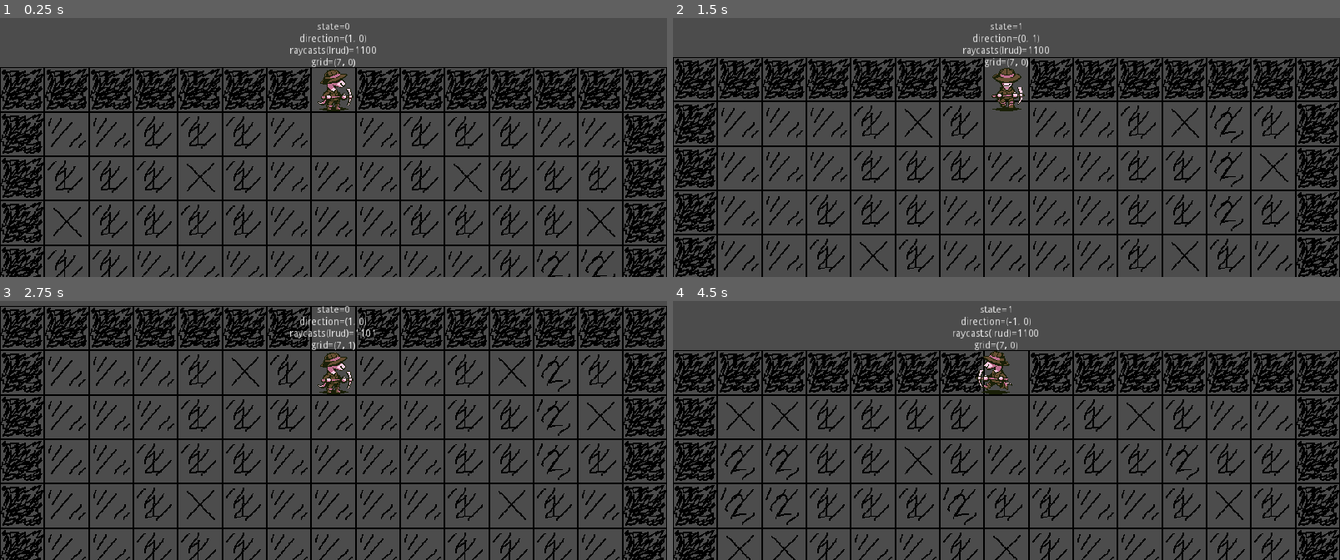
Above: before the commit, frames 1-4 (two rows, left to right).
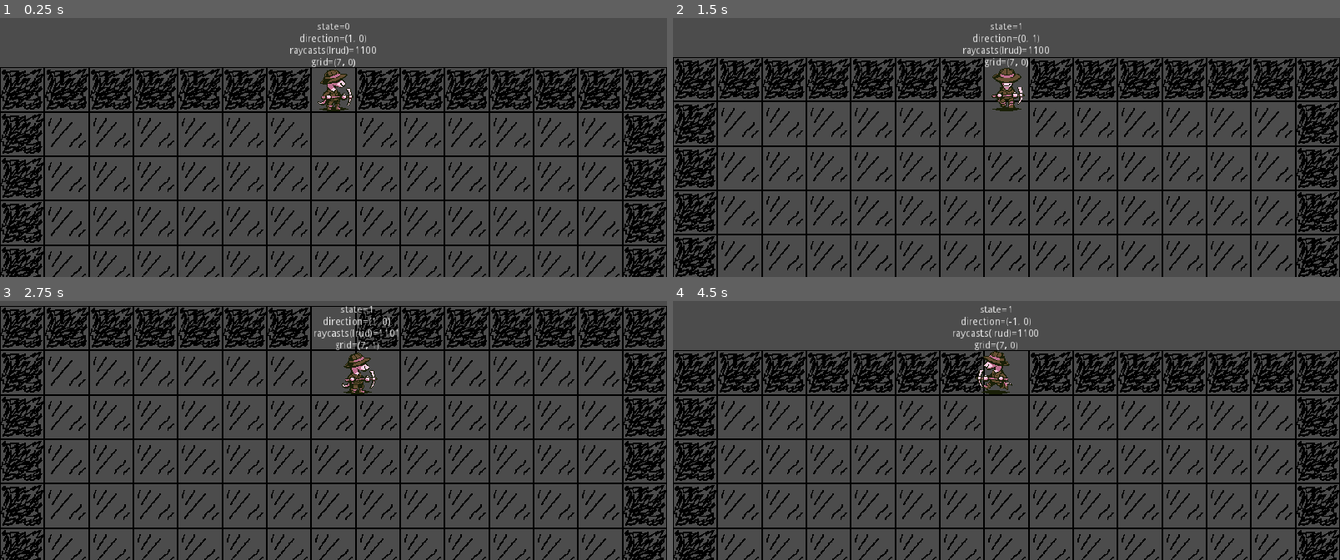
Above: after the commit, the same moments.

Repository: sporktank/gwj45-underground
Game: Godot game, scene res://game.tscn
Same seed, same stepped clock (60 frames per second), same inputs: the game is played once before the commit and once after it.
Inputs:
- Up to frame 1 (0.25 s): no input
- Up to frame 2 (1.5 s): tap Enter at 0.5 s; hold Right (right) 0.53-1.28 s; tap Space (attack) at 0.6, 1.25 s; hold Down (down) from 1.28 s (still down); tap R at 1.35 s
- Up to frame 3 (2.75 s): release Down (down) at 2.03 s; hold Right (right) from 2.03 s (still down); tap Space (attack) at 2.1 s
- Up to frame 4 (4.5 s): release Right (right) at 2.78 s; hold Up (up) 2.78-3.53 s; tap R at 2.85, 4.35 s; hold Left (left) from 3.53 s (still down); tap Space (attack) at 3.6 s

The runs differ from the first frame. In frame 1, 4.9% of the frame differs, in the area x 7-93%, y 37-100%; in frame 2, 4.3%; in frame 3, 6.7%, in the area x 20-93%, y 1-100%; in frame 4, 6.2%.

Commit message:
Basic mining.

Diff:
--- a/mine.gd
+++ b/mine.gd
@@ -61,21 +61,30 @@
 						if dx != 0 or dy != 0:
 							block_map[x+dx][y+dy].number += 1
 
-	# Setup tilemaps.
+	_update_tilemaps()
+
+
+func _update_tilemaps() -> void:
 	for y in height:
 		for x in width:
-			set_block(x, y, block_map[x][y])
+			_set_block(x, y, block_map[x][y])
 
 
-func set_block(x: int, y: int, block: Block) -> void:
+func _set_block(x: int, y: int, block: Block) -> void:
 	debug_tilemap.set_cell(x, y, _convert_block_to_tile_num(block))
 
 
 func _convert_block_to_tile_num(block: Block) -> int:
+#	if block.is_border:
+#		return 9
+#	elif block.is_mine:
+#		return 19
+#	else:
+#		return block.number + 10 * int(block.solid)
 	if block.is_border:
 		return 9
-	elif block.is_mine:
-		return 19
+	elif block.solid:
+		return 10
 	else:
 		return block.number + 10 * int(block.solid)
 
@@ -85,3 +94,10 @@
 		return
 
 	var block := (block_map[x][y] as Block)
+
+	if block.is_mine:
+		print("BOOM!!")
+
+	elif block.solid:
+		block.solid = false
+		_update_tilemaps()  # TODO: This might be a slow down.
